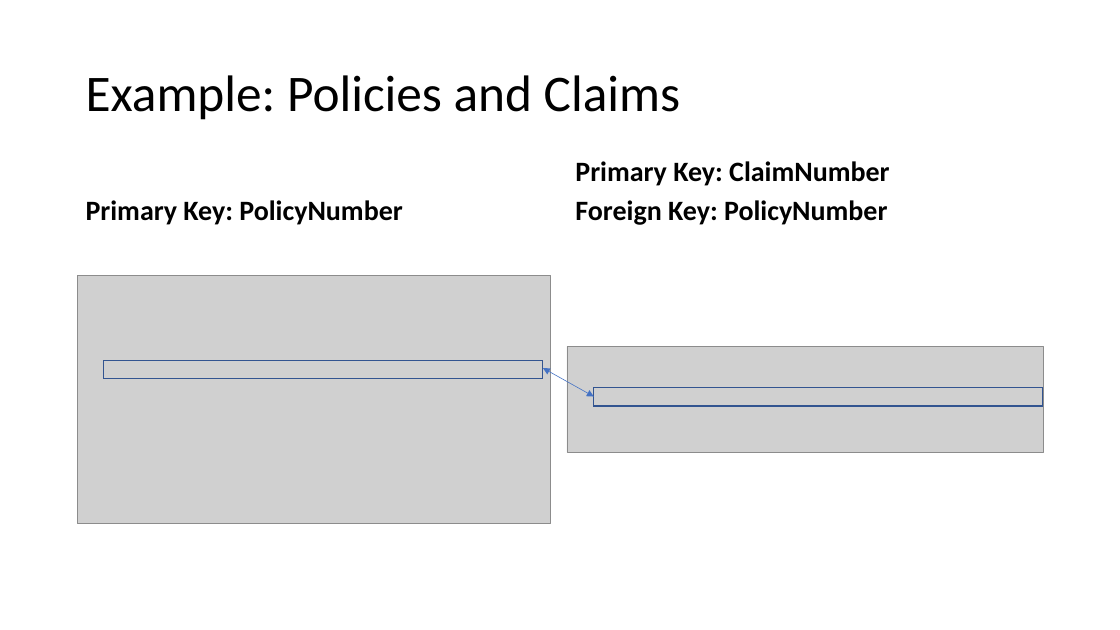
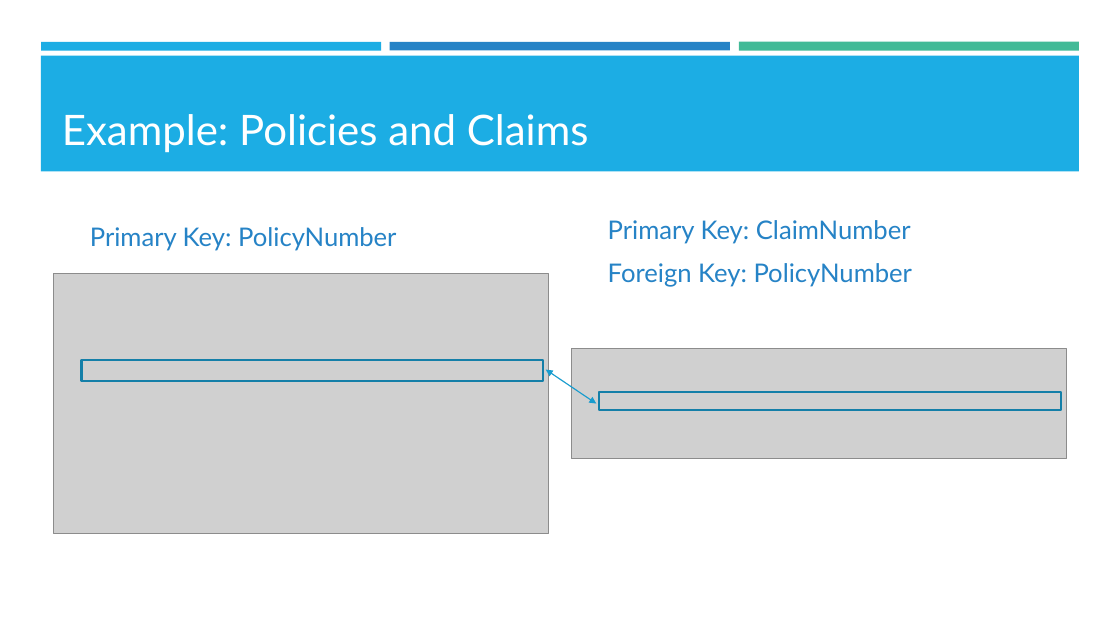
Before and after one commit to kzhu98/kzhu98.github.io, a slide deck: slide 6 of projects/BASWorkshops/SQL/SQL_I.pptx. Drawn at 1120x630 pixels with LibreOffice and Linux fonts; fonts in the diff are those of the drawing; grey boxes stand for pictures; background and template pictures are left out. Boxes give left, top, right and bottom in pixels: in the first picture for what was removed or moved away, otherwise in the second. Text is boxed around its words. In the diff, an @@ line names an element or a change of style, - is before the commit and + after.

```diff
--- a/projects/BASWorkshops/SQL/SQL_I.pptx
+++ b/projects/BASWorkshops/SQL/SQL_I.pptx
@@ rectangle added at [41, 42, 381, 50], fill #1CADE4 @@
@@ rectangle added at [41, 55, 1080, 171], fill #1CADE4 @@
@@ rectangle added at [390, 42, 730, 50], fill #2683C6 @@
@@ rectangle added at [739, 42, 1079, 51], fill #42BA97 @@
@@ title "Example: Policies and Claims": place and size @@
-title "Example: Policies and Claims" at [86, 75, 680, 120]
+title "Example: Policies and Claims" at [62, 114, 589, 153]
@@ title "Example: Policies and Claims" at [62, 114, 589, 153]: size 44 to 36 pt, font Calibri to Lato, text colour #000000 to #FFFFFF; line spacing 0.9 to 1; vertical alignment middle to bottom @@
@@ text "Primary Key: PolicyNumber": place and size @@
-text "Primary Key: PolicyNumber" at [86, 200, 402, 225]
+text "Primary Key: PolicyNumber" at [90, 227, 396, 251]
@@ text "Primary Key: PolicyNumber" at [90, 227, 396, 251]: size 24 to 22 pt, font Calibri to Lato, text colour #000000 to #2683C6, bold off; line spacing 0.8 to 1 @@
@@ text "Primary Key: ClaimNumber" at [608, 220, 912, 287]: size 24 to 22 pt, font Calibri to Lato, text colour #000000 to #2683C6, bold off; line spacing 0.8 to 1 @@
@@ text "Primary Key: ClaimNumber": place and size @@
-text "Primary Key: ClaimNumber" at [575, 161, 889, 225]
+text "Primary Key: ClaimNumber" at [608, 220, 912, 287]
@@ picture: place and size @@
-picture at [77, 275, 551, 523]
+picture at [54, 274, 549, 534]
@@ picture: place and size @@
-picture at [567, 346, 1044, 452]
+picture at [571, 349, 1067, 459]
@@ rectangle at [82, 360, 543, 381]: outline #325491 1 pt to #1580A9 1.75 pt @@
@@ rectangle: place and size @@
-rectangle at [104, 360, 544, 379]
+rectangle at [82, 360, 543, 381]
@@ double arrow moved from (543, 368) - (594, 397) to (546, 370) - (597, 403) @@
@@ double arrow (546, 370) - (597, 403): stroke #4472C4 0.5 pt to #189CCE 1 pt @@
@@ rectangle: place and size @@
-rectangle at [594, 387, 1044, 406]
+rectangle at [599, 392, 1060, 410]
@@ rectangle at [599, 392, 1060, 410]: outline #325491 1 pt to #1580A9 1.75 pt @@
```
Also in this commit, not shown: 24 other slides changed, 4 other files.
